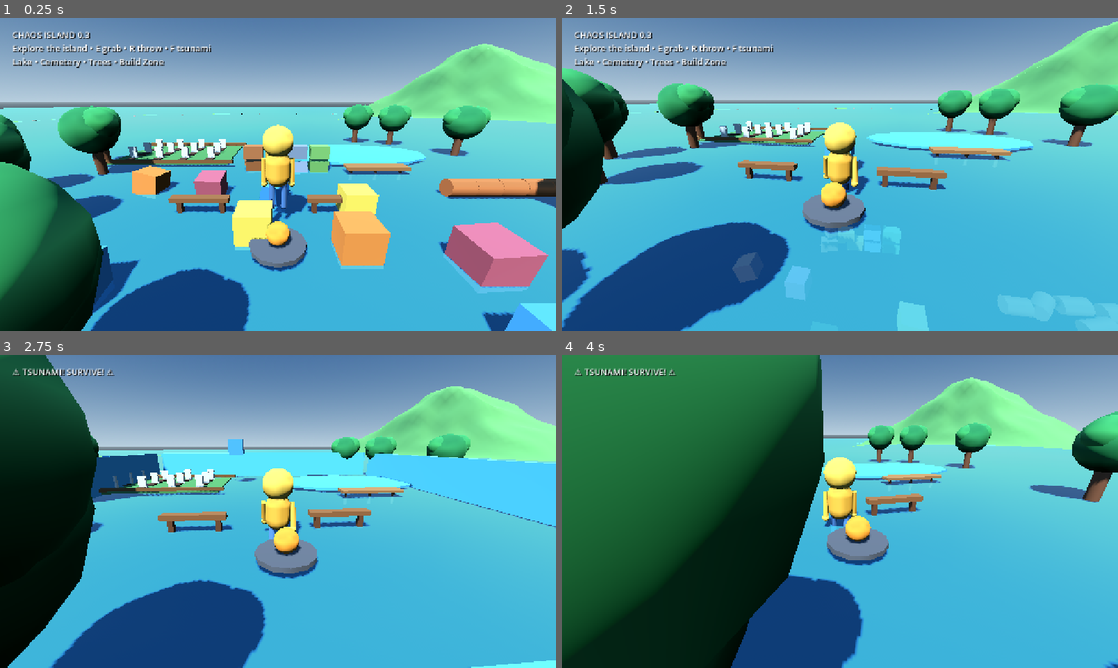
Above: before the commit, frames 1-4 (two rows, left to right).
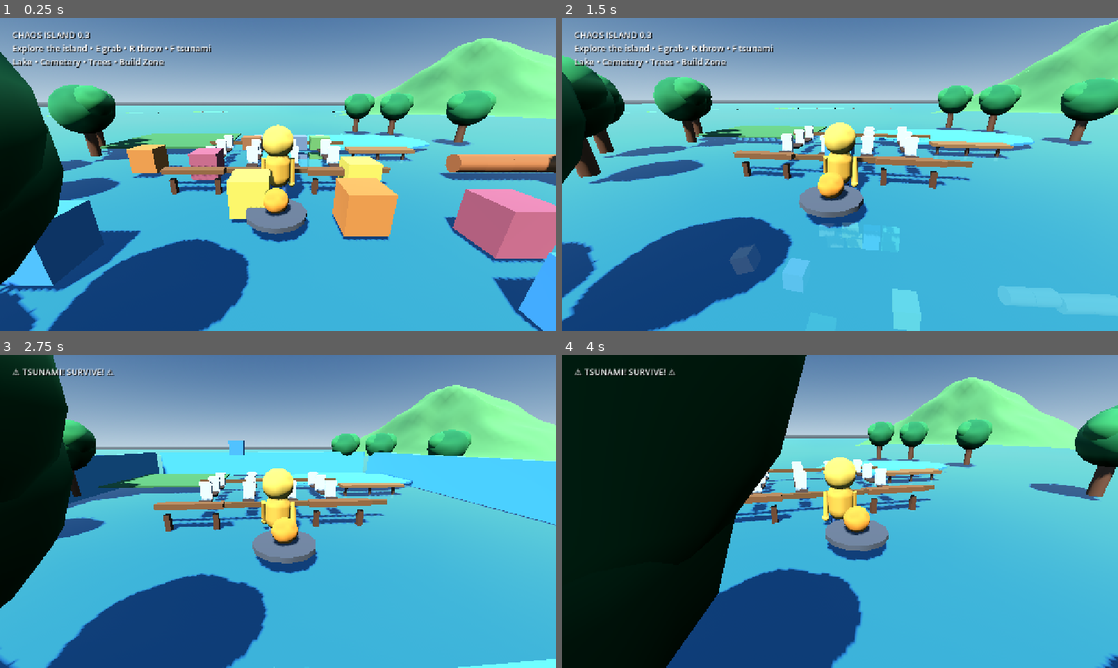
Above: after the commit, the same moments.

Repository: manojoffl-git/chaos-island-build
Game: Godot game, scene res://scenes/Main.tscn
The game is run twice, just before and just after one commit, with the same random seed, the same clock (stepped at 60 frames per second) and the same inputs.
Inputs (mouse positions are in pixels of both pictures, inside the frame that each line leads up to):
- Up to frame 1 (0.25 s): no input
- Up to frame 2 (1.5 s): tap Enter at 0.5 s; move the mouse to (867, 174) at 0.52 s; hold W (move_forward) from 0.53 s (still down); tap E (grab) at 0.6 s; click (867, 174) at 0.67 s; tap Space (jump) at 0.77 s; move the mouse to (812, 174) at 1.27 s; tap R (throw) at 1.35 s
- Up to frame 3 (2.75 s): keep holding W (move_forward); tap Space (jump) at 1.52 s; move the mouse to (289, 505) at 2.02 s; tap F at 2.1 s
- Up to frame 4 (4 s): keep holding W (move_forward); move the mouse to (834, 517) at 2.77 s; tap E (grab) at 2.85 s; click (834, 517) at 2.92 s; tap Space (jump) at 3.02, 3.77 s; move the mouse to (878, 514) at 3.52 s; tap R (throw) at 3.6 s

The runs differ from the first frame. In frame 1, 45% of the frame differs, in the area x 0-100%, y 6-100%; in frame 2, 17%; in frame 3, 17%; in frame 4, 43%.

Commit message:
Fix runtime terrain initialization and place world objects on terrain

Diff:
--- a/scripts/main.gd
+++ b/scripts/main.gd
@@ -6,9 +6,27 @@
 var rng: RandomNumberGenerator = RandomNumberGenerator.new()
 var time_alive: float = 0.0
 var status_label: Label
+var island_generator: Node3D
 
 func _ready() -> void:
     rng.seed = 424242
+    call_deferred("_initialize_world")
+
+func _initialize_world() -> void:
+    # Generate terrain and its collision before spawning physics objects.
+    # This prevents bodies from falling through the world during startup.
+    await get_tree().process_frame
+    island_generator = $IslandGenerator
+    island_generator.generate(self)
+    await get_tree().process_frame
+
+    # Put the player exactly on the generated terrain at the spawn point.
+    var player: CharacterBody3D = $Player
+    var spawn_x: float = 0.0
+    var spawn_z: float = 6.0
+    player.global_position = Vector3(spawn_x, island_generator.height_at(spawn_x, spawn_z) + 0.08, spawn_z)
+    player.velocity = Vector3.ZERO
+
     build_world()
     setup_ui()
 
@@ -57,9 +75,13 @@
     parent.add_child(node)
     return node
 
+func terrain_height(x: float, z: float) -> float:
+    if island_generator != null and island_generator.has_method("height_at"):
+        return island_generator.height_at(x, z)
+    return 0.0
+
 func build_world() -> void:
-    # Terrain is generated exclusively by IslandGenerator.
-    # The old prototype hills are disabled so the procedural terrain owns the island shape.
+    # Terrain is generated first by IslandGenerator.
     build_lake()
     build_trees()
     build_cemetery()
@@ -71,11 +93,12 @@
 
 func build_lake() -> void:
     var lake: Node3D = $Lake
-    var water: MeshInstance3D = mesh_cylinder(5.5, 0.18, Color("#4ea9d6"), lake, Vector3(8.0, 0.22, -7.0), "LakeWater")
+    var water: MeshInstance3D = mesh_cylinder(5.5, 0.18, Color("#4ea9d6"), lake, Vector3(8.0, terrain_height(8.0, -7.0) + 0.12, -7.0), "LakeWater")
     water.scale = Vector3(1.35, 1.0, 0.8)
-    mesh_box(Vector3(5.0, 0.22, 1.2), Color("#9b6b3e"), lake, Vector3(8.0, 0.42, -1.4), "Dock")
+    var lake_y: float = terrain_height(8.0, -7.0)
+    mesh_box(Vector3(5.0, 0.22, 1.2), Color("#9b6b3e"), lake, Vector3(8.0, lake_y + 0.42, -1.4), "Dock")
     for i in range(3):
-        mesh_cylinder(0.12, 1.2, Color("#68452d"), lake, Vector3(6.0 + float(i) * 2.0, -0.1, -1.4), "DockPost")
+        mesh_cylinder(0.12, 1.2, Color("#68452d"), lake, Vector3(6.0 + float(i) * 2.0, lake_y - 0.1, -1.4), "DockPost")
 
 func build_hills() -> void:
     pass
@@ -95,7 +118,7 @@
 func build_tree(parent: Node3D, pos: Vector3, index: int) -> void:
     var tree: Node3D = Node3D.new()
     tree.name = "Tree_%02d" % index
-    tree.position = pos
+    tree.position = Vector3(pos.x, terrain_height(pos.x, pos.z), pos.z)
     parent.add_child(tree)
     mesh_cylinder(0.35, 3.2, Color("#6f472d"), tree, Vector3(0, 1.6, 0), "Trunk")
     mesh_sphere(1.7, Color("#2f7f46"), tree, Vector3(0, 3.4, 0), "LeafBall")
@@ -114,6 +137,8 @@
 
 func build_cemetery() -> void:
     var cemetery: Node3D = $Cemetery
+    var ground_y: float = terrain_height(-10.0, -7.0)
+    cemetery.position.y = ground_y
     mesh_box(Vector3(11, 0.12, 8), Color("#4d8247"), cemetery, Vector3(-10, 0.17, -7), "CemeteryGround")
     for row in range(3):
         for col in range(4):
@@ -121,14 +146,14 @@
             var z: float = -9.5 + float(row) * 2.3
             var grave: Node3D = Node3D.new()
             grave.name = "Grave_%d_%d" % [row, col]
-            grave.position = Vector3(x, 0.25, z)
+            grave.position = Vector3(x + 10.0, 0.25, z + 7.0)
             cemetery.add_child(grave)
             mesh_box(Vector3(0.65, 1.1, 0.22), Color("#d9d9cf"), grave, Vector3(0, 0.55, 0), "Tombstone")
             mesh_box(Vector3(0.75, 0.16, 0.18), Color("#d9d9cf"), grave, Vector3(0, 0.95, 0), "TombstoneTop")
             mesh_box(Vector3(0.16, 0.8, 0.20), Color("#d9d9cf"), grave, Vector3(0, 0.58, 0), "Cross")
             mesh_box(Vector3(0.7, 0.10, 1.1), Color("#4f3829"), grave, Vector3(0, 0.05, 0.9), "Dirt")
-    mesh_box(Vector3(12, 0.25, 0.25), Color("#80572f"), cemetery, Vector3(-10, 0.45, -11), "Fence")
-    mesh_box(Vector3(12, 0.25, 0.25), Color("#80572f"), cemetery, Vector3(-10, 0.45, -3), "Fence")
+    mesh_box(Vector3(12, 0.25, 0.25), Color("#80572f"), cemetery, Vector3(0, 0.45, -4), "Fence")
+    mesh_box(Vector3(12, 0.25, 0.25), Color("#80572f"), cemetery, Vector3(0, 0.45, 4), "Fence")
 
 func build_props() -> void:
     var props: Node3D = $Props
@@ -136,21 +161,23 @@
         var x: float = -8.0 + float((i * 7) % 17)
         var z: float = 2.0 + float((i * 5) % 14)
         var color: Color = [Color("#d9823b"), Color("#e6c44f"), Color("#4f9bd1"), Color("#b85d66")][i % 4]
-        make_physics_box(props, Vector3(x, 0.8, z), Vector3(1.5, 1.5, 1.5), color, "Crate_%02d" % i)
+        make_physics_box(props, Vector3(x, 0.0, z), Vector3(1.5, 1.5, 1.5), color, "Crate_%02d" % i)
     for i in range(5):
-        var barrel: RigidBody3D = make_physics_cylinder(props, Vector3(11.0 + float(i) * 1.5, 0.75, 3.0), 0.55, 1.5, Color("#b66a39"), "Barrel_%02d" % i)
+        var barrel: RigidBody3D = make_physics_cylinder(props, Vector3(11.0 + float(i) * 1.5, 0.0, 3.0), 0.55, 1.5, Color("#b66a39"), "Barrel_%02d" % i)
         barrel.rotation_degrees.z = 90.0
-    for p in [Vector3(3, 0.7, 5), Vector3(-4, 0.7, 5)]:
-        mesh_box(Vector3(3.0, 0.25, 0.5), Color("#8b5a32"), props, p, "BenchSeat")
-        mesh_box(Vector3(0.25, 0.8, 0.25), Color("#6c4327"), props, p + Vector3(-1.1, -0.4, 0), "BenchLeg")
-        mesh_box(Vector3(0.25, 0.8, 0.25), Color("#6c4327"), props, p + Vector3(1.1, -0.4, 0), "BenchLeg")
-    mesh_cylinder(1.1, 0.18, Color("#5a5a5a"), props, Vector3(0, 0.25, 8), "FirePit")
-    mesh_sphere(0.45, Color("#ff9b32"), props, Vector3(0, 0.75, 8), "Fire")
+    for p in [Vector3(3, 0.0, 5), Vector3(-4, 0.0, 5)]:
+        var y: float = terrain_height(p.x, p.z)
+        mesh_box(Vector3(3.0, 0.25, 0.5), Color("#8b5a32"), props, Vector3(p.x, y + 0.82, p.z), "BenchSeat")
+        mesh_box(Vector3(0.25, 0.8, 0.25), Color("#6c4327"), props, Vector3(p.x - 1.1, y + 0.0, p.z), "BenchLeg")
+        mesh_box(Vector3(0.25, 0.8, 0.25), Color("#6c4327"), props, Vector3(p.x + 1.1, y + 0.0, p.z), "BenchLeg")
+    var fire_y: float = terrain_height(0.0, 8.0)
+    mesh_cylinder(1.1, 0.18, Color("#5a5a5a"), props, Vector3(0, fire_y + 0.25, 8), "FirePit")
+    mesh_sphere(0.45, Color("#ff9b32"), props, Vector3(0, fire_y + 0.75, 8), "Fire")
 
 func make_physics_box(parent: Node3D, pos: Vector3, size: Vector3, color: Color, object_name: String) -> RigidBody3D:
     var body: RigidBody3D = RigidBody3D.new()
     body.name = object_name
-    body.position = pos
+    body.position = Vector3(pos.x, terrain_height(pos.x, pos.z) + size.y * 0.5 + 0.06, pos.z)
     body.mass = 1.2
     body.linear_damp = 0.25
     body.angular_damp = 0.4
@@ -170,7 +197,7 @@
 func make_physics_cylinder(parent: Node3D, pos: Vector3, radius: float, height: float, color: Color, object_name: String) -> RigidBody3D:
     var body: RigidBody3D = RigidBody3D.new()
     body.name = object_name
-    body.position = pos
+    body.position = Vector3(pos.x, terrain_height(pos.x, pos.z) + height * 0.5 + 0.06, pos.z)
     body.mass = 1.5
     body.linear_damp = 0.3
     body.angular_damp = 0.45
@@ -190,7 +217,9 @@
 func build_building_materials() -> void:
     var builds: Node3D = $BuildZone
     for i in range(8):
-        var p: Vector3 = Vector3(-2.0 + float(i % 4) * 1.8, 0.65 + float(i / 4) * 1.2, -2.0)
+        var x: float = -2.0 + float(i % 4) * 1.8
+        var z: float = -2.0
+        var p: Vector3 = Vector3(x, 0.0, z)
         var colors: Array[Color] = [Color("#a86b3f"), Color("#d9a441"), Color("#7b8791"), Color("#78a85b")]
         make_physics_box(builds, p, Vector3(1.5, 1.0, 1.0), colors[i % colors.size()], "BuildMaterial_%02d" % i)
 
